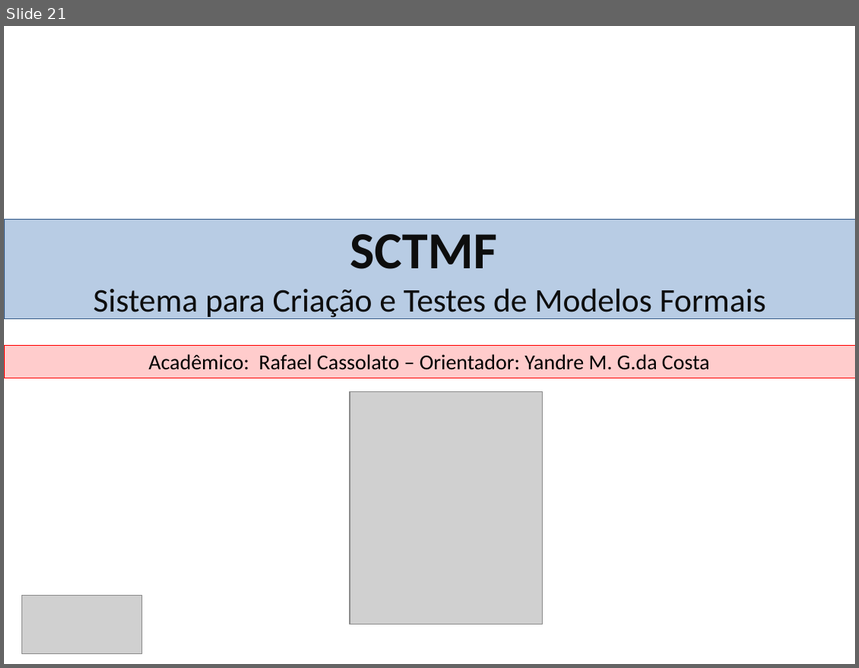
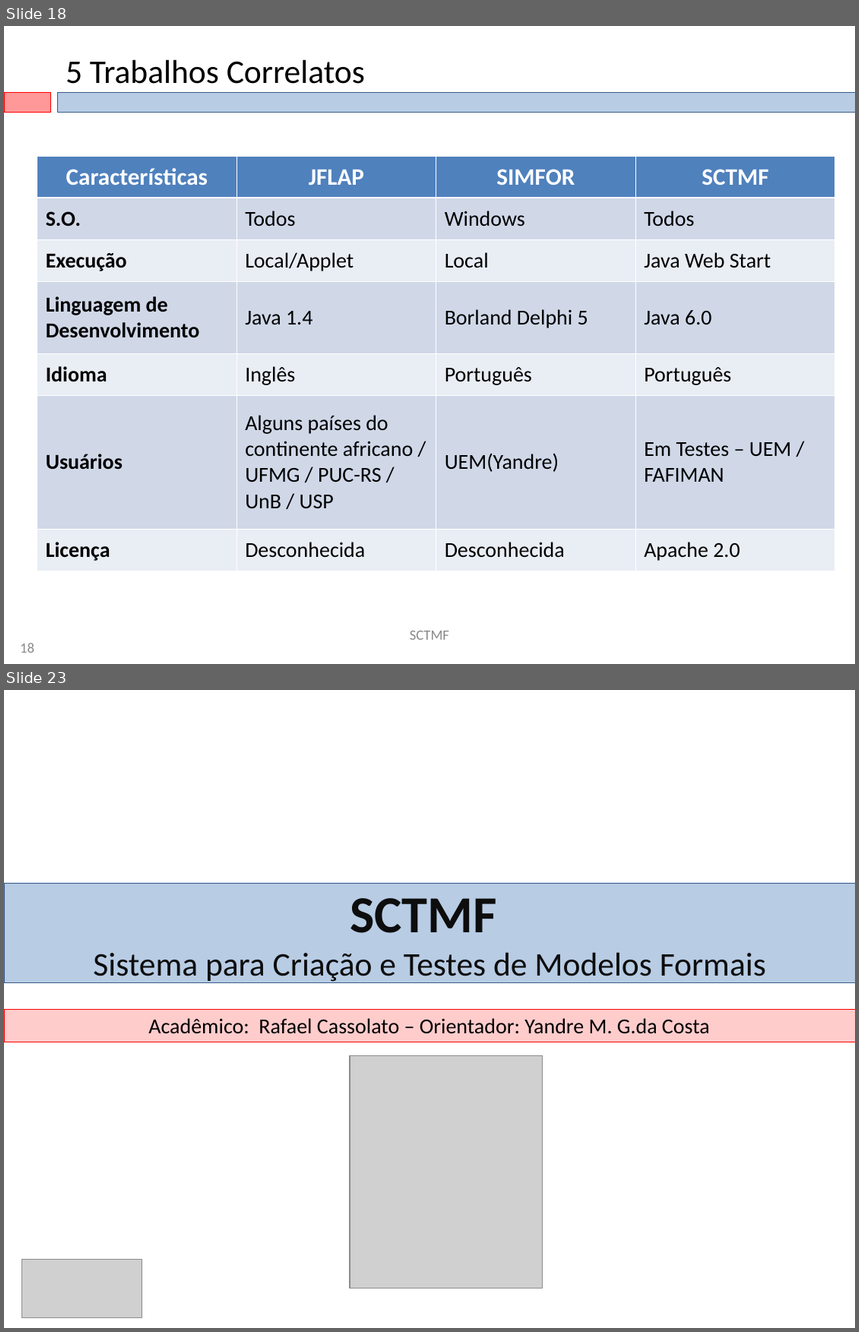
Before and after one commit to eduardoabreubg/sctmf, a slide deck: sctmf/documentation/SCTMF-Final_20071201.ppt. Shown one above the other, each under a label of ours: slide 21 before the commit, slides 18 and 23 after it; the slides between them are not shown. The pictures are 859x668 and 859x1332 pixels, drawn with LibreOffice and Linux fonts; fonts in the diff are those of the drawing; grey boxes stand for pictures; background and template pictures are left out. Boxes give left, top, right and bottom in pixels: in the first picture for what was removed or moved away, otherwise in the second. Text is boxed around its words. In the diff, an @@ line names an element or a change of style, - is before the commit and + after.

```diff
--- a/sctmf/documentation/SCTMF-Final_20071201.ppt
+++ b/sctmf/documentation/SCTMF-Final_20071201.ppt
@@ slide 18 added at <box>4,26,855,664</box>, background picture (left out) @@
@@ text added at <box>66,59,365,84</box>, 28 pt, text #000000 @@
+5 Trabalhos Correlatos
@@ rectangle added at <box>4,92,51,112</box>, fill #FF0000 at 40% opacity, outline #FF0000 0.26 pt @@
@@ rectangle added at <box>58,92,855,112</box>, fill #4F81BD at 40% opacity, outline #385D8A 0.26 pt @@
@@ table added at <box>37,156,834,572</box>, 7 rows, 4 columns @@
+Características | JFLAP | SIMFOR | SCTMF
+S.O. | Todos | Windows | Todos
+Execução | Local/Applet | Local | Java Web Start
+Linguagem de Desenvolvimento | Java 1.4 | Borland Delphi 5 | Java 6.0
+Idioma | Inglês | Português | Português
+Usuários | Alguns países do continente africano / UFMG / PUC-RS / UnB / USP | UEM(Yandre) | Em Testes – UEM / FAFIMAN
+Licença | Desconhecida | Desconhecida | Apache 2.0
@@ text added at <box>410,631,449,640</box>, 12 pt, text #898989 @@
+SCTMF
@@ text added at <box>20,643,34,653</box>, 12 pt, text #898989 @@
+18
@@ what was slide 21 is now slide 23 @@
```
Also in this commit, not shown: 19 slides changed, 1 other slide added.
